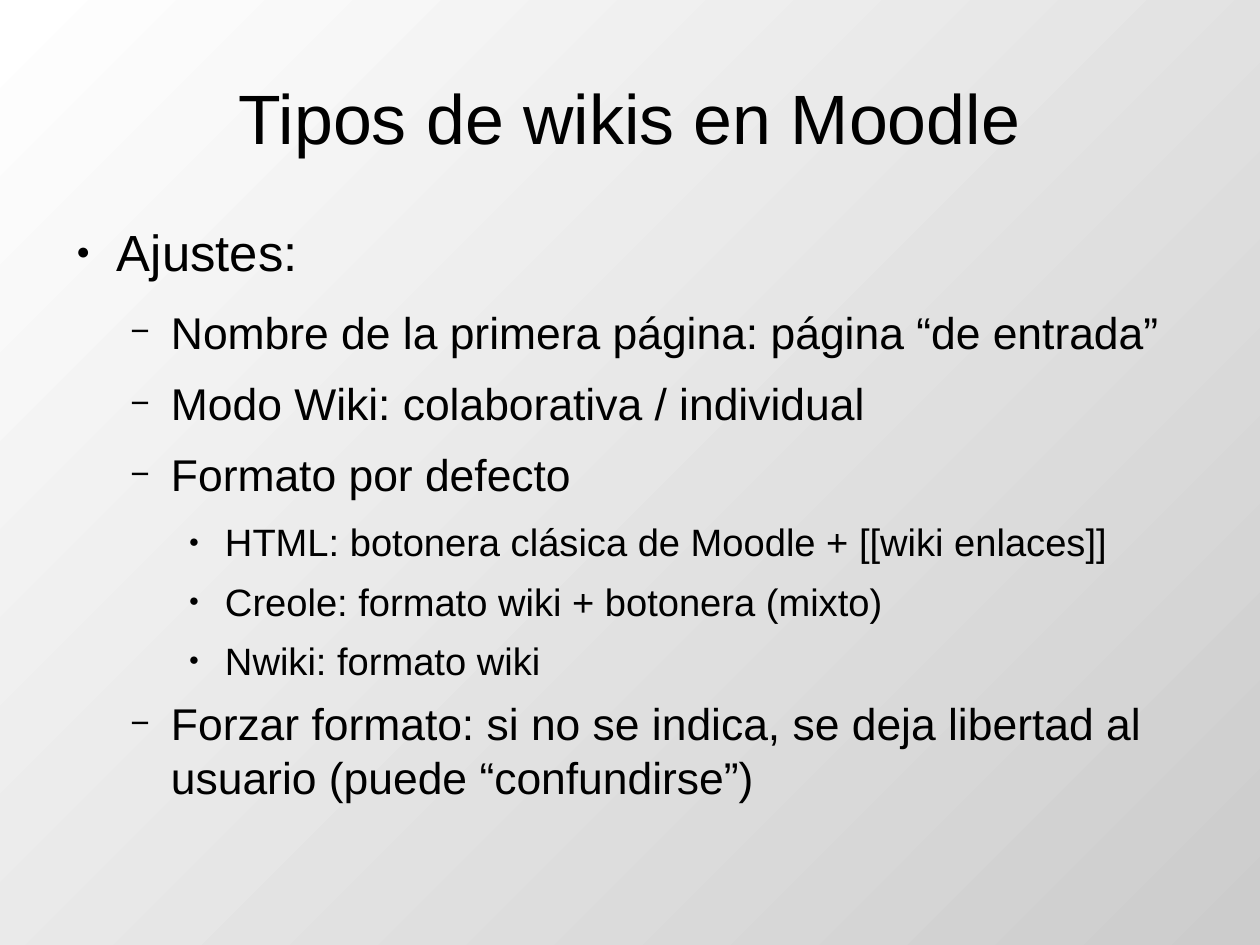
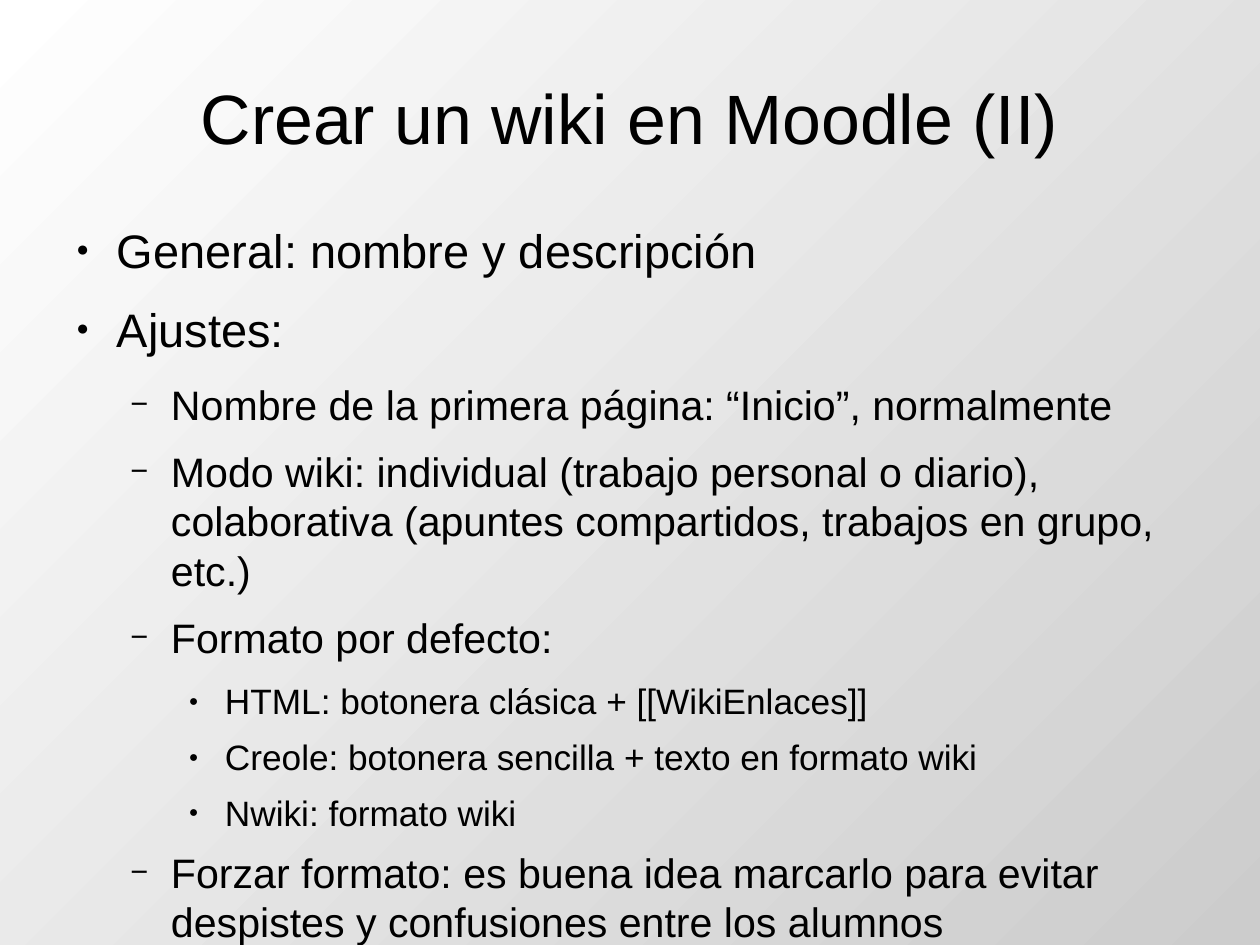
Before and after one commit to DrPantera/wikis4education, a slide deck: slide 5 of uca-2013_07/tema-3-WikisEnMoodle.odp. Drawn at 1260x945 pixels with LibreOffice and Linux fonts; fonts in the diff are those of the drawing. Boxes give left, top, right and bottom in pixels: in the first picture for what was removed or moved away, otherwise in the second. Text is boxed around its words. In the diff, an @@ line names an element or a change of style, - is before the commit and + after.

Commit message:
Primera versión completa del tema 3

```diff
--- a/uca-2013_07/tema-3-WikisEnMoodle.odp
+++ b/uca-2013_07/tema-3-WikisEnMoodle.odp
@@ title at box(201, 93, 1058, 157): text changed @@
-Tipos de wikis en Moodle
+Crear un wiki en Moodle (II)
@@ text at box(117, 233, 757, 277): paragraph added @@
+● General: nombre y descripción
@@ text at box(117, 313, 517, 827): size 32 to 29.6 pt in "Ajustes:"; size 24 to 22.2 pt in "Nwiki: formato wiki" @@
@@ text at box(171, 389, 1154, 771): text changed; size 28 to 25.9 pt @@
-  − Nombre de la primera página: página “de entrada”
-  − Modo Wiki: colaborativa / individual
-  − Formato por defecto
-    ● HTML: botonera clásica de Moodle + [[wiki enlaces]]
-    ● Creole: formato wiki + botonera (mixto)
+  − Nombre de la primera página: “Inicio”, normalmente
+  − Modo wiki: individual (trabajo personal o diario), colaborativa (apuntes compartidos, trabajos en grupo, etc.)
+  − Formato por defecto:
+    ● HTML: botonera clásica + [[WikiEnlaces]]
+    ● Creole: botonera sencilla + texto en formato wiki
@@ text at box(171, 858, 1099, 945): text changed; size 28 to 25.9 pt @@
-  − Forzar formato: si no se indica, se deja libertad al usuario (puede “confundirse”)
+  − Forzar formato: es buena idea marcarlo para evitar despistes y confusiones entre los alumnos
```
Also in this commit, not shown: 2 other slides changed, 17 slides added, 3 slides removed.
